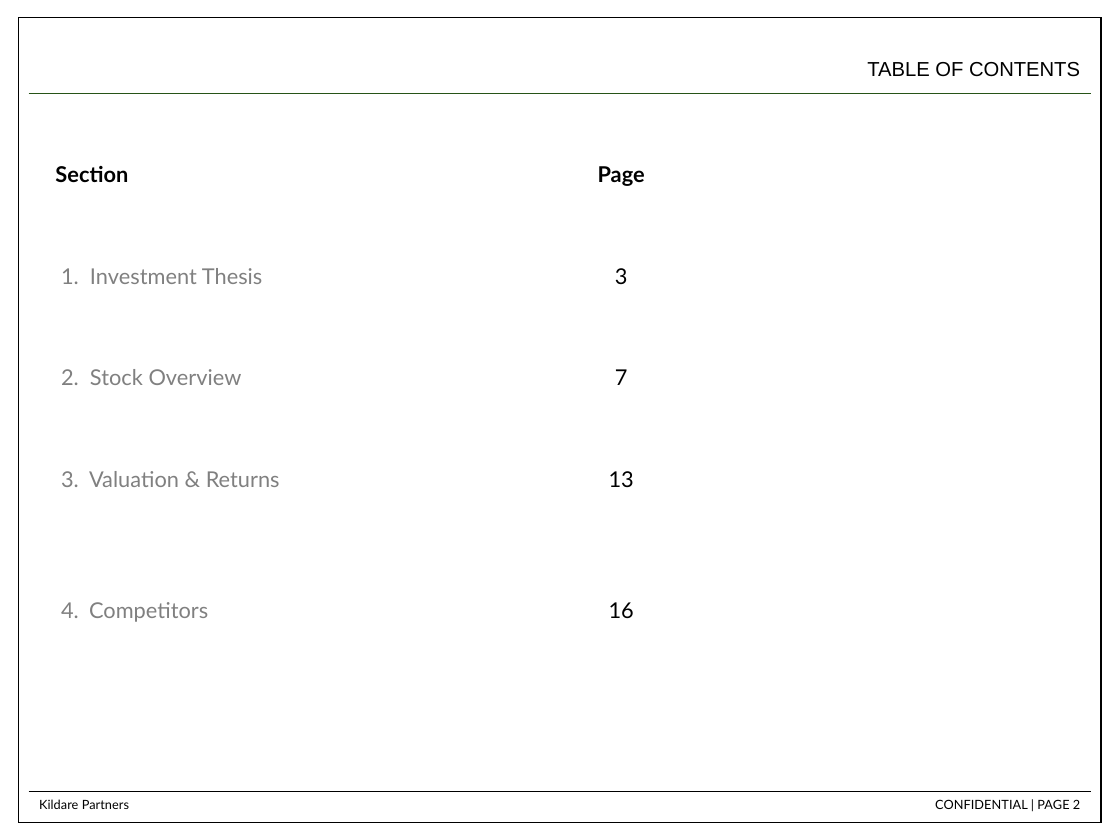
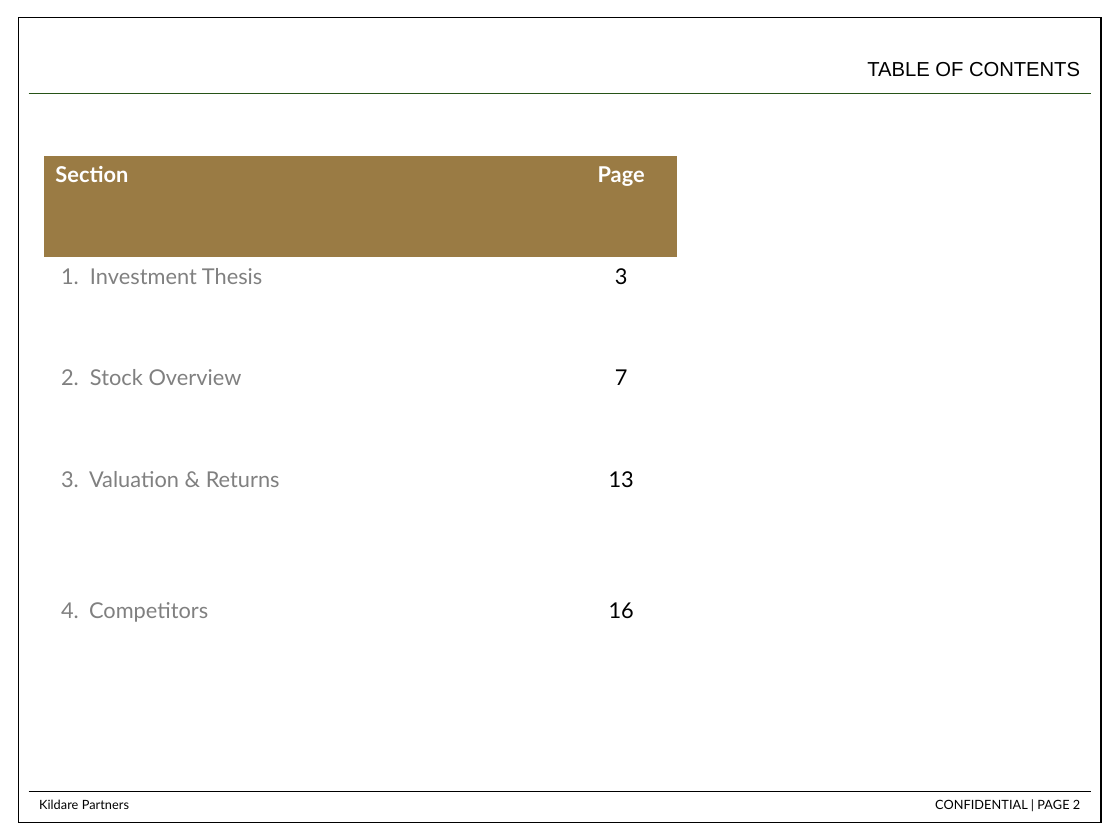
Before and after one commit to dchen88888/Nike-Stock-Pitch, a slide deck: slide 2 of RH_Stock_Pitch_updated.pptx. Drawn at 1120x840 pixels with LibreOffice and Linux fonts; fonts in the diff are those of the drawing. Boxes give left, top, right and bottom in pixels: in the first picture for what was removed or moved away, otherwise in the second. Text is boxed around its words. In the diff, an @@ line names an element or a change of style, - is before the commit and + after.

```diff
--- a/RH_Stock_Pitch_updated.pptx
+++ b/RH_Stock_Pitch_updated.pptx
@@ table at box(45, 156, 678, 638) @@
@@ fill none to #9A7B44 in row 1 @@
@@ text colour #000000 to #FFFFFF in "Section", "Page" @@
```
Also in this commit, not shown: 17 other slides changed.
